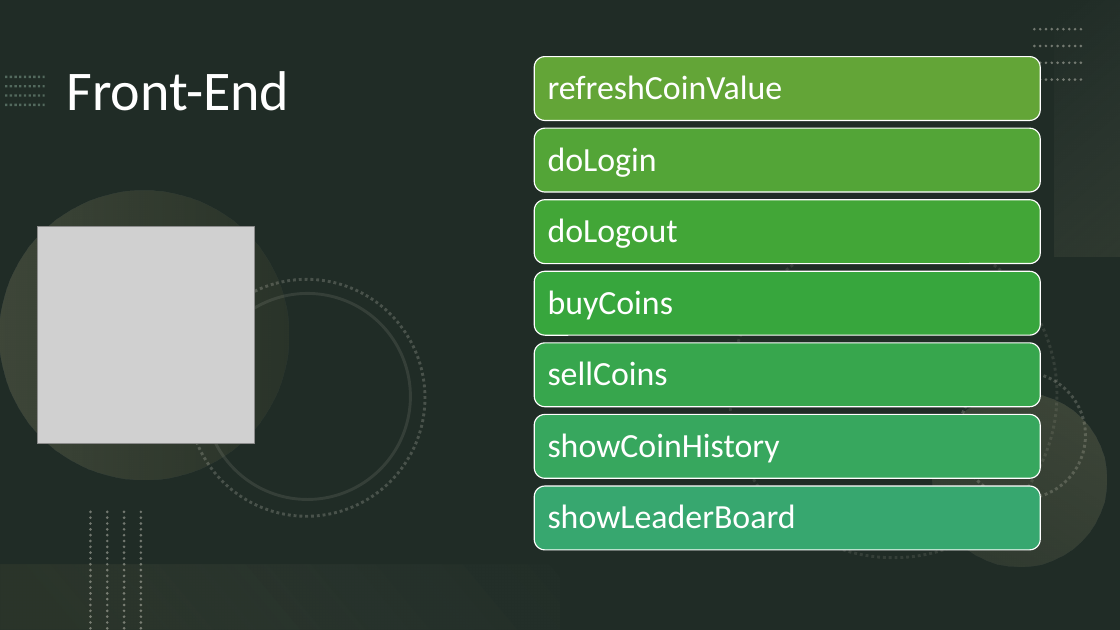
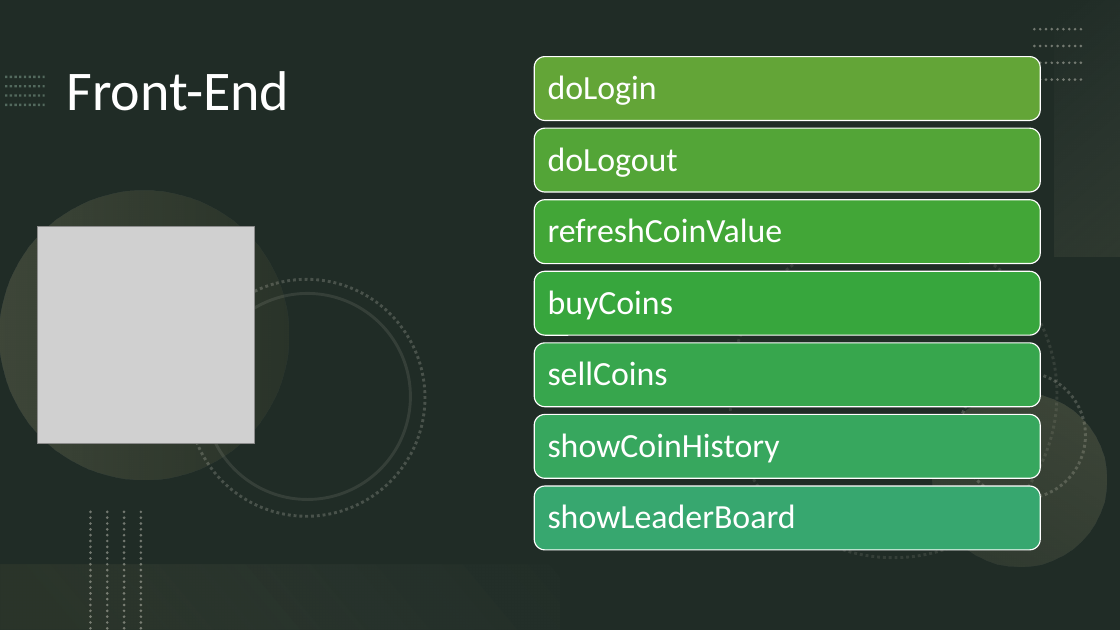
Before and after one commit to pmdmartins21/Crypto-Challenge, a slide deck: slide 11 of Requisitos/CryptoChallenger.pptx. Drawn at 1120x630 pixels with LibreOffice and Linux fonts; fonts in the diff are those of the drawing; grey boxes stand for pictures. Boxes give left, top, right and bottom in pixels: in the first picture for what was removed or moved away, otherwise in the second. Text is boxed around its words. In the diff, an @@ line names an element or a change of style, - is before the commit and + after.

```diff
--- a/Requisitos/CryptoChallenger.pptx
+++ b/Requisitos/CryptoChallenger.pptx
@@ text "doLogin": place and size @@
-text "doLogin" at (548, 147, 657, 177)
+text "doLogin" at (548, 75, 657, 105)
@@ text "doLogout": place and size @@
-text "doLogout" at (548, 218, 678, 248)
+text "doLogout" at (548, 147, 678, 177)
@@ text "refreshCoinValue": place and size @@
-text "refreshCoinValue" at (548, 75, 783, 100)
+text "refreshCoinValue" at (548, 218, 783, 243)
```
Also in this commit, not shown: 5 other slides changed, 1 slide added, 1 slide removed.
